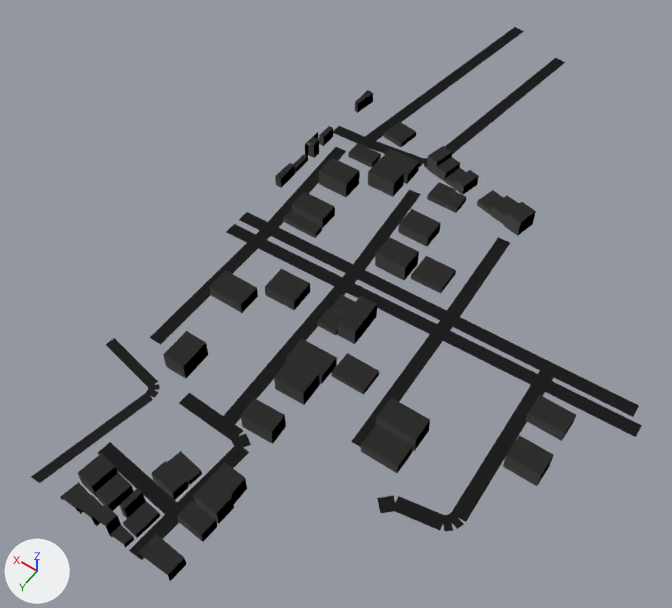
Two versions of the glTF model public/world/generated/chunks/chunk_-1_0.glb, one commit apart.
One viewpoint serves both versions: a 50 mm camera at (-217.0, 70.0, 328.0) aimed at (-66.0, -141.0, -5.0). Every picture has the same lights, and +X, +Y and +Z are marked at lower left. The picture after the commit comes second. Vertices at exactly the same position are counted once.

Names of what the first picture shows: 'buildings_0816_0808_0788', 'roads_0467_0467_0467', 'roads_04_04_04'.
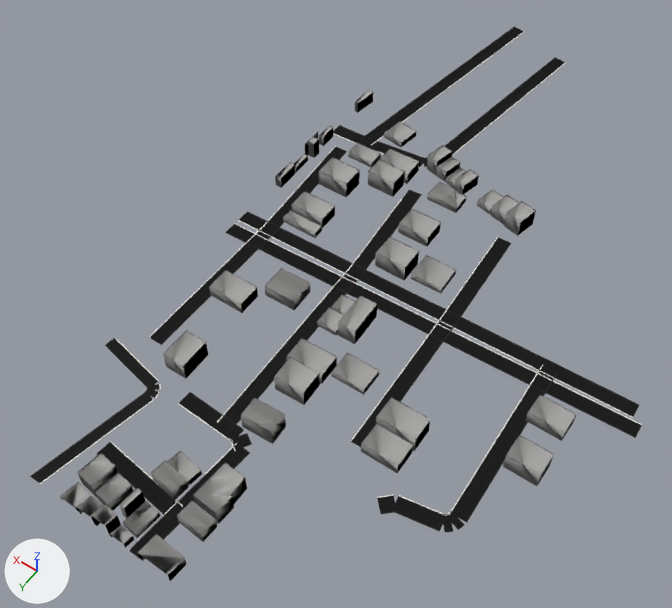
Changed parts and their boxes (x1, y1, x2, y2) in the pictures (672 x 608 px):
'roads_kerbs_markings', added: after (30, 27, 642, 561)
part 1 of me_buildings_0816_0808_0788, built on: before (331, 295, 355, 315); after (61, 90, 575, 575)

Diff of the bpy script that builds the scene:
```diff
--- a/public/world/generated/chunks/chunk_-1_0.glb.py
+++ b/public/world/generated/chunks/chunk_-1_0.glb.py
@@ mat_roads_kerbs_markings @@
+mat_roads_kerbs_markings = principled_material('roads_kerbs_markings')
+mat_roads_kerbs_markings.base_color = (0.78, 0.76, 0.72)  # white #e5e2dd
+mat_roads_kerbs_markings.roughness = 0.9
@@ me_buildings_0816_0808_0788 @@
 # used by ob_buildings_0816_0808_0788; location = (0.0, 0.0, 0.0)
-me_buildings_0816_0808_0788.from_pydata(...)  # 456 vertices, 538 faces; spans x -183.0..0.0, y -262.0..0.0, z 0.0..9.0
+me_buildings_0816_0808_0788.from_pydata(...)  # 687 vertices, 954 faces; spans x -183.0..0.0, y -262.0..0.0, z 0.0..9.0
+# me_buildings_0816_0808_0788 part 1
+# 5 faces are deleted
+# 1 vertex moves within x -78.0, y -134.0, z 3.0
+# 231 vertices are added at x -183.0..0.0, y -262.0..0.0, z 3.0..9.0
+# 421 new faces join them
 me_buildings_0816_0808_0788.materials.append(mat_buildings_0816_0808_0788)
@@ me_roads_kerbs_markings @@
+me_roads_kerbs_markings.from_pydata(...)  # 240 vertices, 125 faces; spans x -205.0..0.0, y -365.0..0.0, z 0.0
+me_roads_kerbs_markings.materials.append(mat_roads_kerbs_markings)  # white #e5e2dd
@@ ob_roads_kerbs_markings @@
+ob_roads_kerbs_markings = bpy.data.objects.new('roads_kerbs_markings', me_roads_kerbs_markings)
+ob_roads_kerbs_markings.location = (0.0, 0.0, 0.0)
```
